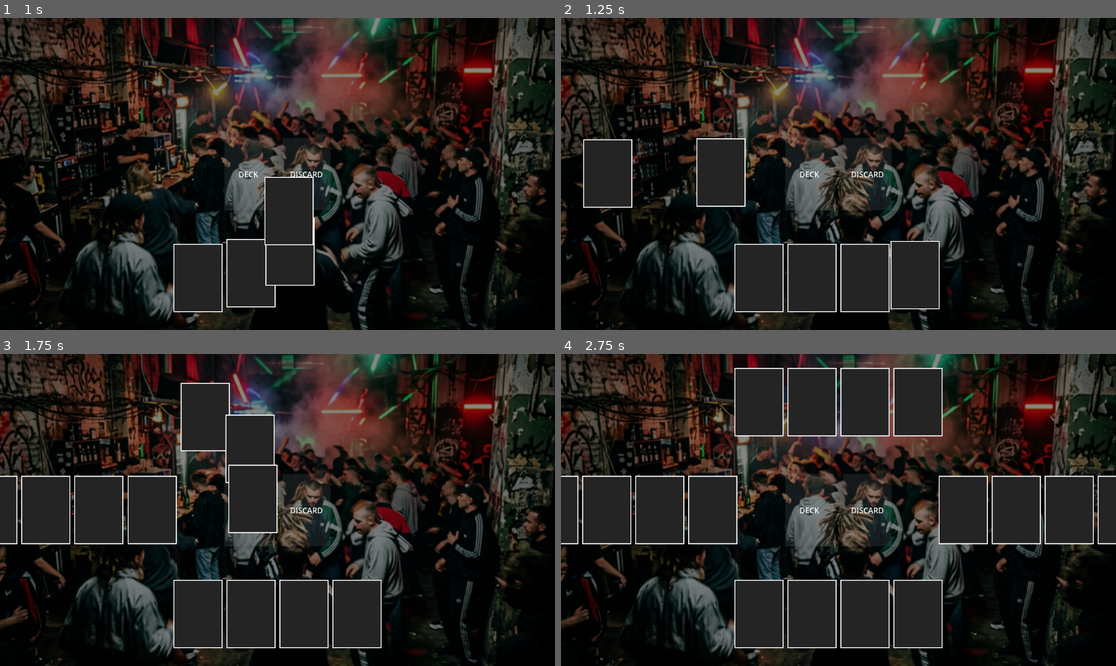
Above: before the commit, frames 1-4 (two rows, left to right).
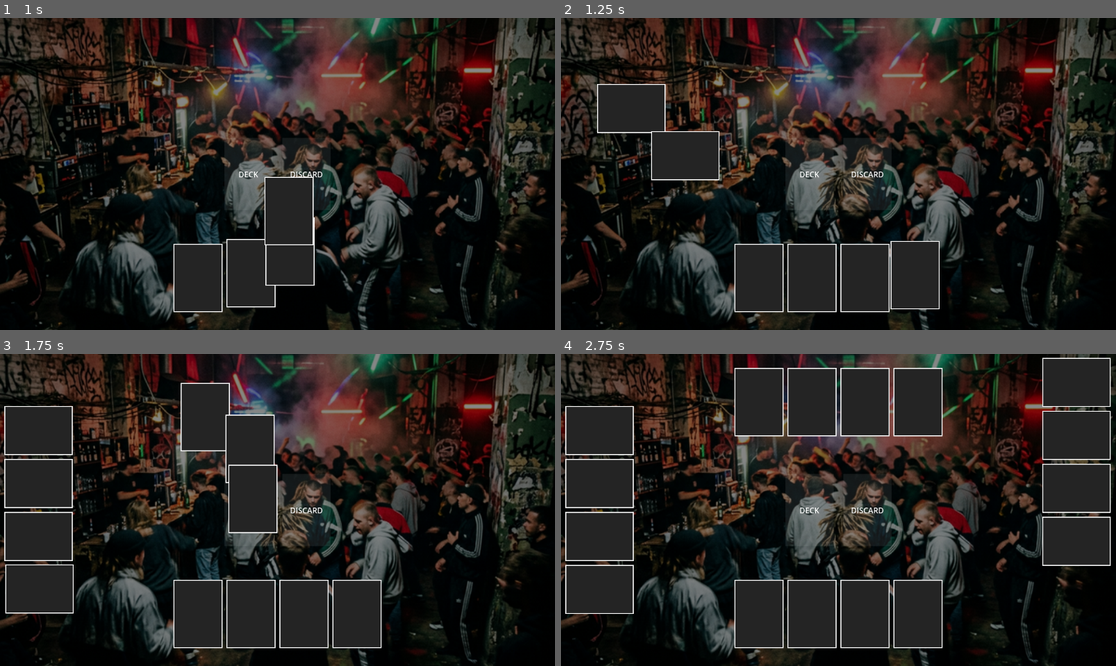
Above: after the commit, the same moments.

Repository: DinVin24/dutch
Game: Godot game, scene res://main_menu.tscn
Same seed, same stepped clock (60 frames per second), same inputs: the game is played once before the commit and once after it.
Inputs (mouse positions are in pixels of both pictures, inside the frame that each line leads up to):
- Up to frame 1 (1 s): click "Start" at 0.5 s
- Up to frame 2 (1.25 s): no input
- Up to frame 3 (1.75 s): move the mouse to (199, 612) at 1.27 s; click (199, 612) at 1.42 s
- Up to frame 4 (2.75 s): move the mouse to (810, 612) at 2.02 s; click (810, 612) at 2.17 s

Frame 1 is identical in both runs. In frame 2, 5.4% of the frame differs, in the area x 4-34%, y 21-61%; in frame 3, 8.2%; in frame 4, 16%, in the area x 0-100%, y 1-84%.
Error in both runs: Cannot call method 'show' on a null value. (res://card.gd:20)

Commit message:
Rotate side player cards and force all cards face-up for verification

Diff:
--- a/game_board.gd
+++ b/game_board.gd
@@ -43,9 +43,18 @@
 
 	for p_idx in range(GameManager.num_players):
 		var marker = positions[p_idx]
-		# Perfect centering: Subtract half the total spread + half a card width
-		var start_x = marker.global_position.x - (card_spacing * (cards_per_player - 1)) / 2.0 - (card_width / 2.0)
-		var y_pos = marker.global_position.y - 70 # Offset for card height height/2
+		var is_vertical = (marker == player_pos_left or marker == player_pos_right)
+
+		# Selection of centering/spread logic
+		var start_pos: Vector2
+		if is_vertical:
+			# Vertical spread logic for Left/Right
+			var start_y = marker.global_position.y - (card_spacing * (cards_per_player - 1)) / 2.0 - (card_width / 2.0)
+			start_pos = Vector2(marker.global_position.x, start_y)
+		else:
+			# Horizontal spread logic for Top/Bottom
+			var start_x = marker.global_position.x - (card_spacing * (cards_per_player - 1)) / 2.0 - (card_width / 2.0)
+			start_pos = Vector2(start_x, marker.global_position.y - 70)
 
 		for i in range(cards_per_player):
 			var card_data_dict = GameManager.deck_manager.draw_card()
@@ -57,13 +66,25 @@
 			card_data.rank = card_data_dict.rank
 			card_data.value = card_data_dict.value
 
-			# Only player's cards are face-up for now (debug)
-			card_data.is_face_up = (p_idx == 0)
+			# User request: All cards face-up for verification
+			card_data.is_face_up = true
 
 			card_inst.setup(card_data)
 			add_child(card_inst)
 
-			var target_pos = Vector2(start_x + (i * card_spacing), y_pos)
+			# Handle rotation for side players
+			if marker == player_pos_left:
+				card_inst.rotation_degrees = 90
+			elif marker == player_pos_right:
+				card_inst.rotation_degrees = -90
+
+			# Position calculations based on orientation
+			var target_pos: Vector2
+			if is_vertical:
+				target_pos = Vector2(start_pos.x, start_pos.y + (i * card_spacing))
+			else:
+				target_pos = Vector2(start_pos.x + (i * card_spacing), start_pos.y)
+
 			card_inst.global_position = deck_area.global_position
 
 			var tween = create_tween()
